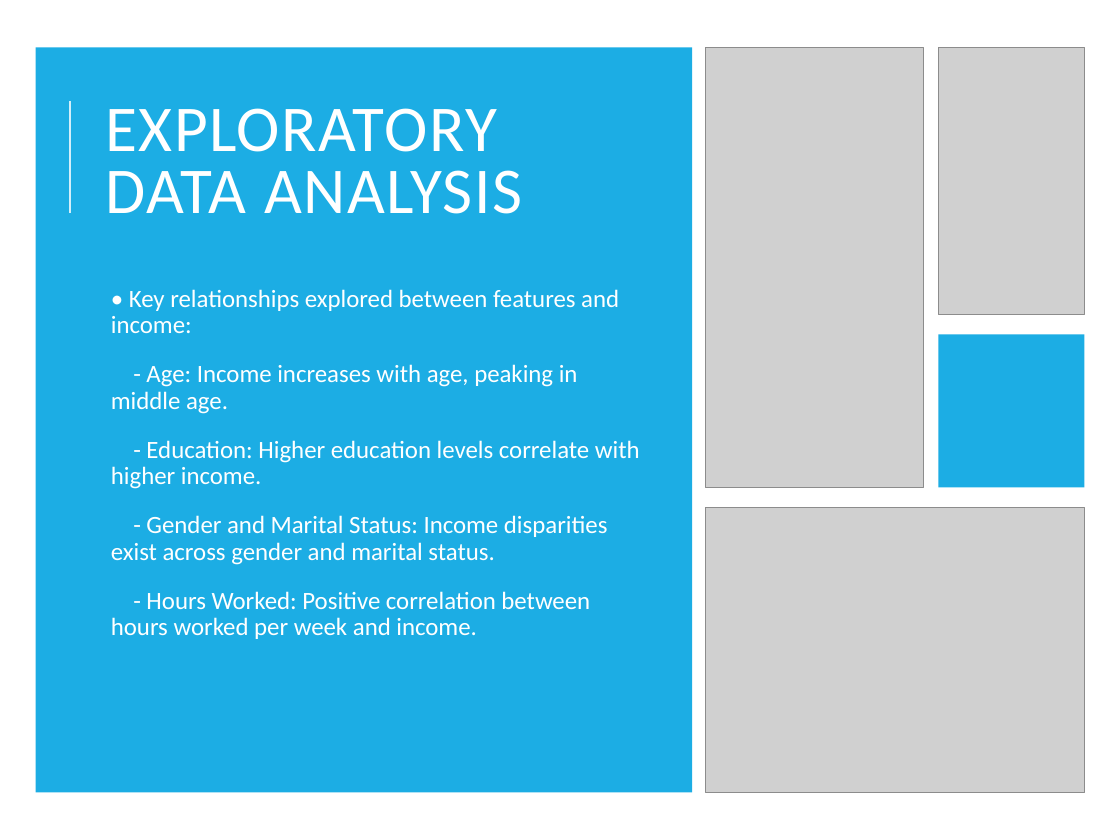
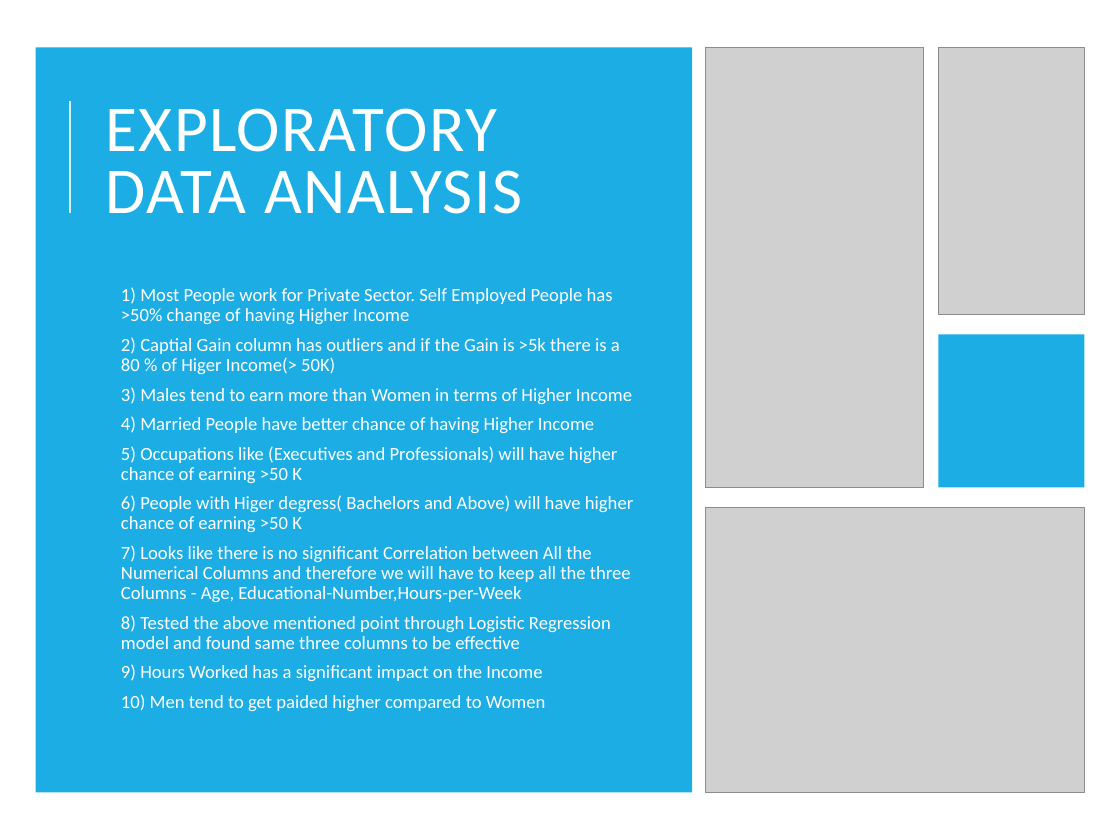
Before and after one commit to bhargavddb/Brainstation_Final_Project, a slide deck: slide 4 of docs_and_Presentation/Financial_Product_Recommendation_Presentation_Detailed2.pptx. Drawn at 1120x840 pixels with LibreOffice and Linux fonts; fonts in the diff are those of the drawing; grey boxes stand for pictures. Boxes give left, top, right and bottom in pixels: in the first picture for what was removed or moved away, otherwise in the second. Text is boxed around its words. In the diff, an @@ line names an element or a change of style, - is before the commit and + after.

```diff
--- a/docs_and_Presentation/Financial_Product_Recommendation_Presentation_Detailed2.pptx
+++ b/docs_and_Presentation/Financial_Product_Recommendation_Presentation_Detailed2.pptx
@@ text at bbox=[121, 287, 633, 711]: text changed; size 16 to 12 pt @@
-  • Key relationships explored between features and income:
-  - Age: Income increases with age, peaking in middle age.
-  - Education: Higher education levels correlate with higher income.
-  - Gender and Marital Status: Income disparities exist across gender and marital status.
-  - Hours Worked: Positive correlation between hours worked per week and income.
+  1) Most People work for Private Sector. Self Employed People has >50% change of having Higher Income
+  2) Captial Gain column has outliers and if the Gain is >5k there is a 80 % of Higer Income(> 50K)
+  3) Males tend to earn more than Women in terms of Higher Income
+  4) Married People have better chance of having Higher Income
+  5) Occupations like (Executives and Professionals) will have higher chance of earning >50 K
+  6) People with Higer degress( Bachelors and Above) will have higher chance of earning >50 K
+  7) Looks like there is no significant Correlation between All the Numerical Columns and therefore we will have to keep all the three Columns - Age, Educational-Number,Hours-per-Week
+  8) Tested the above mentioned point through Logistic Regression model and found same three columns to be effective
+  9) Hours Worked has a significant impact on the Income
+  10) Men tend to get paided higher compared to Women
```
Also in this commit, not shown: 4 other slides changed, 1 slide added, 3 other files.
